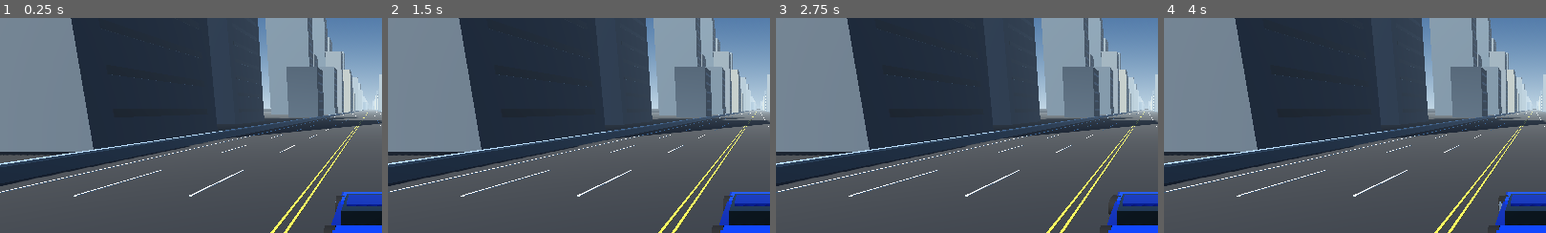
Above: before the commit, frames 1-4 (left to right).
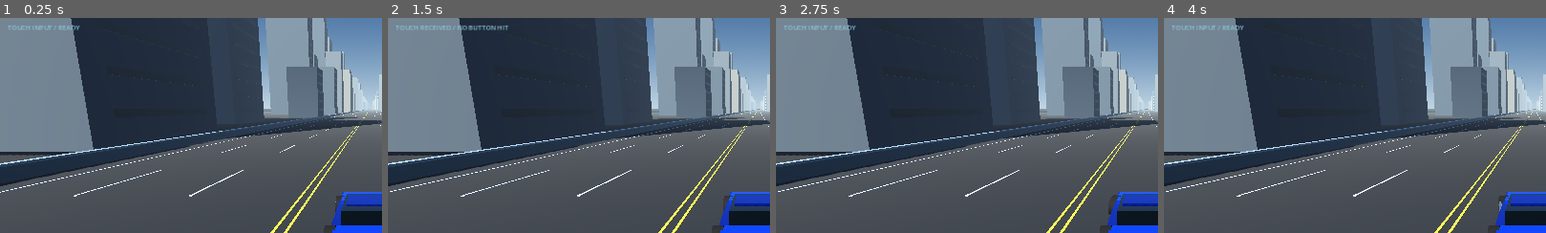
Above: after the commit, the same moments.

Repository: timurasfandiarov914-coder/racing-gam-
Game: Godot game, scene res://scenes/main.tscn
The game is run twice, just before and just after one commit, with the same random seed, the same clock (stepped at 60 frames per second) and the same inputs.
Inputs (mouse positions are % of the whole screen's width and height, from its top left):
- Up to frame 1 (0.25 s): no input
- Up to frame 2 (1.5 s): move the mouse to (72, 45) at 0.52 s; hold D (steer_right) 0.53-1.25 s; hold Shift (nitro) 0.53-1.25 s; click (72, 45) at 0.67 s; tap Space at 0.77 s; drag from (30, 55) to (45, 70) at 1.27 s
- Up to frame 3 (2.75 s): tap Enter at 2 s; move the mouse to (60, 28) at 2.02 s; hold D (steer_right) from 2.03 s (still down); hold Shift (nitro) from 2.03 s (still down)
- Up to frame 4 (4 s): release D (steer_right) at 2.75 s; release Shift (nitro) at 2.75 s; tap Space at 2.75, 3.77 s; drag from (45, 70) to (20, 35) at 2.77 s; tap Enter at 3.5 s; move the mouse to (80, 65) at 3.52 s; hold A (steer_left) from 3.53 s (still down); hold Shift (nitro) from 3.53 s (still down)
The pictures show only the part of the screen within x 2-52%, y 15-65%; the shares and areas given below are measured in that part.

The runs differ from the first frame. In frame 1, 0.2% of the frame differs, in the area x 2-21%, y 3-6%; in frame 2, 0.4%, in the area x 2-32%, y 3-6%; in frame 3, 0.2%; in frame 4, 0.2%.

Commit message:
Add touchscreen diagnostics for Android input

Diff:
--- a/scripts/game.gd
+++ b/scripts/game.gd
@@ -12,9 +12,11 @@
 var _distance_label: Label
 var _nitro_label: Label
 var _nitro_bar: ProgressBar
+var _input_debug_label: Label
 var _nitro_value := 100.0
 var _touch_hitboxes: Array[Dictionary] = []
 var _active_touch_actions: Dictionary = {}
+var _touch_debug_message := "TOUCH INPUT / READY"
 
 func _ready() -> void:
 	_ensure_input_actions()
@@ -33,8 +35,13 @@
 			var action := _action_at_screen_position(touch.position)
 			if not action.is_empty():
 				_active_touch_actions[touch.index] = action
+				_touch_debug_message = "TOUCH INPUT / " + action.to_upper()
+			else:
+				_touch_debug_message = "TOUCH RECEIVED / NO BUTTON HIT"
 		else:
 			_active_touch_actions.erase(touch.index)
+			if _active_touch_actions.is_empty():
+				_touch_debug_message = "TOUCH INPUT / READY"
 		_refresh_touch_visuals()
 	elif event is InputEventScreenDrag:
 		var drag := event as InputEventScreenDrag
@@ -43,6 +50,7 @@
 			var action := _action_at_screen_position(drag.position)
 			if not action.is_empty():
 				_active_touch_actions[drag.index] = action
+				_touch_debug_message = "TOUCH INPUT / " + action.to_upper()
 		_refresh_touch_visuals()
 
 func _process(delta: float) -> void:
@@ -456,6 +464,15 @@
 	_make_touch_button(root, "GAS", "accelerate", "right", 32.0, 32.0, 92.0, 72.0, 19)
 	_make_touch_button(root, "NITRO", "nitro", "right", 32.0, 118.0, 92.0, 48.0, 13)
 
+	_input_debug_label = Label.new()
+	_input_debug_label.name = "TouchInputDiagnostic"
+	_input_debug_label.text = _touch_debug_message
+	_input_debug_label.position = Vector2(32.0, 116.0)
+	_input_debug_label.size = Vector2(420.0, 22.0)
+	_input_debug_label.add_theme_color_override("font_color", Color(0.55, 0.78, 0.86))
+	_input_debug_label.add_theme_font_size_override("font_size", 11)
+	root.add_child(_input_debug_label)
+
 func _make_touch_button(parent: Control, label_text: String, action: String, side: String, offset_x: float, bottom: float, width: float, height: float, font_size: int) -> void:
 	# Buttons are visual-only. Raw screen-touch events are handled by _input().
 	var button := Button.new()
@@ -521,6 +538,13 @@
 				visual.add_theme_stylebox_override("normal", _button_style(Color(0.08, 0.35, 0.48, 0.94), Color(0.64, 0.9, 1.0, 1.0)))
 			else:
 				visual.add_theme_stylebox_override("normal", _button_style(Color(0.025, 0.055, 0.085, 0.72), Color(0.43, 0.65, 0.76, 0.76)))
+	if is_instance_valid(_input_debug_label):
+		var active_names: Array[String] = []
+		for active_action in _active_touch_actions.values():
+			var active_name := String(active_action).to_upper()
+			if not active_names.has(active_name):
+				active_names.append(active_name)
+		_input_debug_label.text = "TOUCH INPUT / " + ", ".join(active_names) if not active_names.is_empty() else _touch_debug_message
 
 func _ensure_input_actions() -> void:
 	var bindings: Dictionary = {
